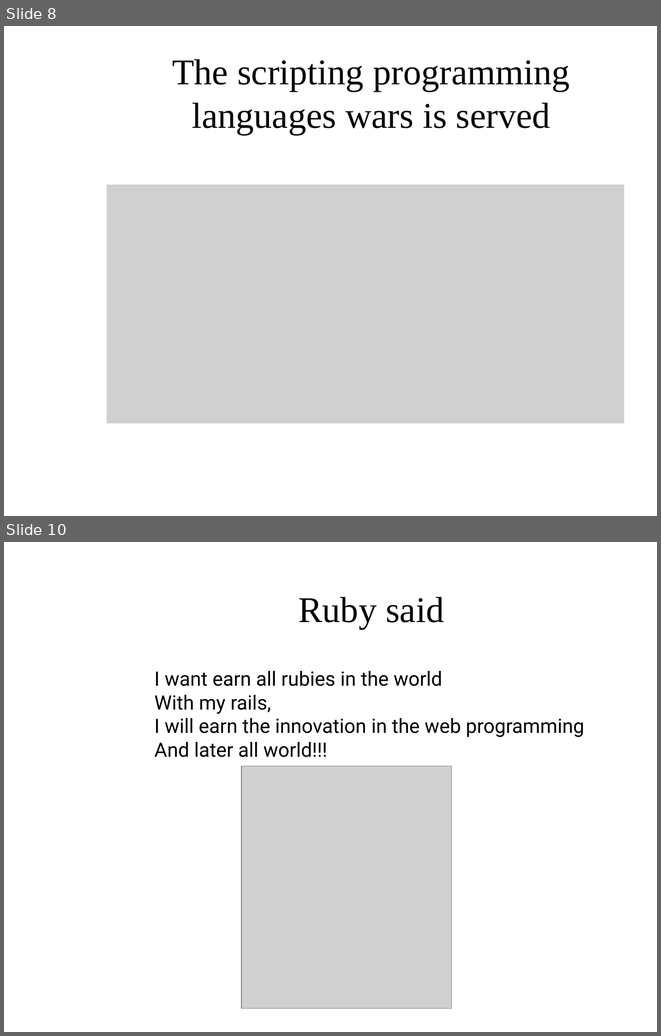
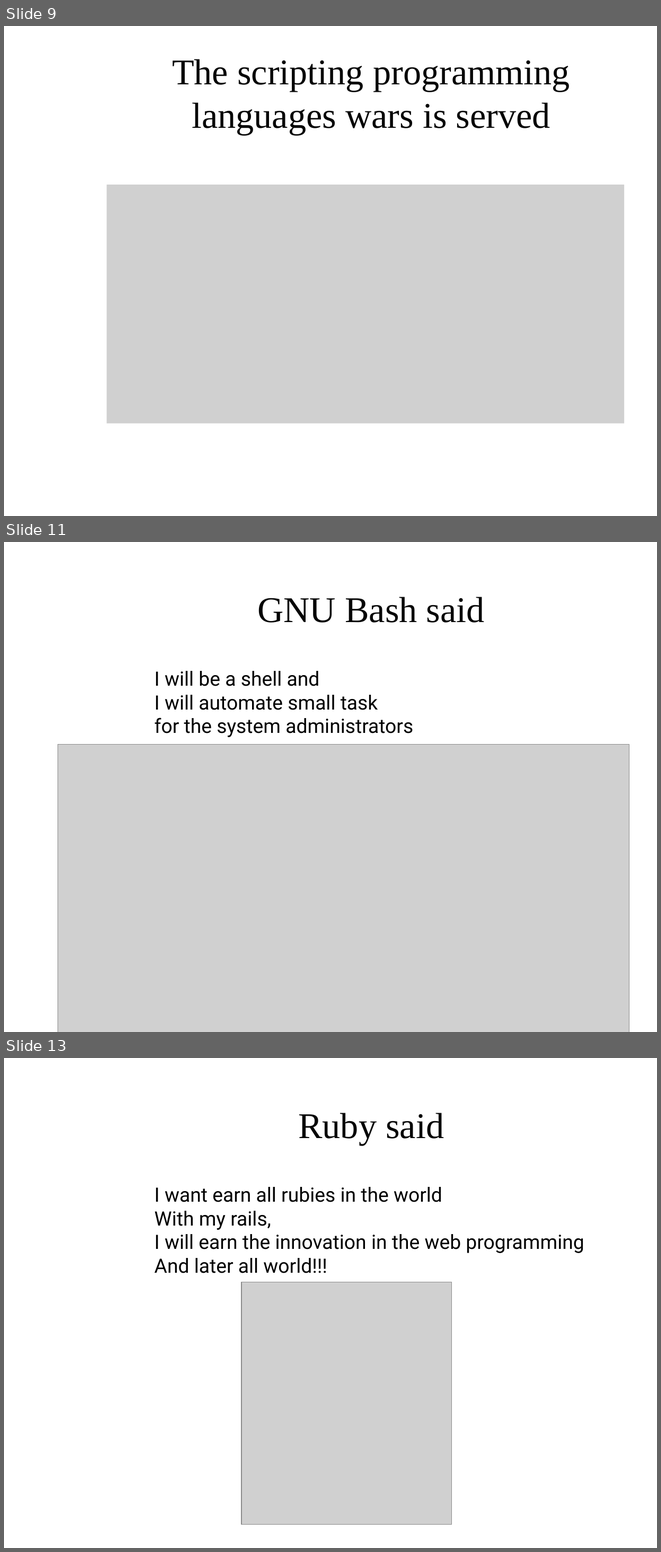
Before and after one commit to davidam/python-examples, a slide deck: slides/python-popular.odp. Shown one above the other, each under a label of ours: slides 8 and 10 before the commit, slides 9, 11 and 13 after it; the slides between them are not shown. The pictures are 661x1036 and 661x1552 pixels, drawn with LibreOffice and Linux fonts; fonts in the diff are those of the drawing; grey boxes stand for pictures; background and template pictures are left out. Boxes give left, top, right and bottom in pixels: in the first picture for what was removed or moved away, otherwise in the second. Text is boxed around its words. In the diff, an @@ line names an element or a change of style, - is before the commit and + after.

```diff
--- a/slides/python-popular.odp
+++ b/slides/python-popular.odp
@@ slide 11 added at [4,542,657,1032], background picture (left out) @@
@@ title added at [257,597,485,623], 44 pt, text #050505 @@
+GNU Bash said
@@ text added at [155,671,413,737], 24 pt, text #000000 @@
+I will be a shell and
+I will automate small task
+for the system administrators
@@ picture added at [58,744,629,1032] @@
@@ what was slide 8 is now slide 9 @@
@@ what was slide 10 is now slide 13 @@
```
Also in this commit, not shown: 1 slide changed, 2 other slides added, 1 other file.
